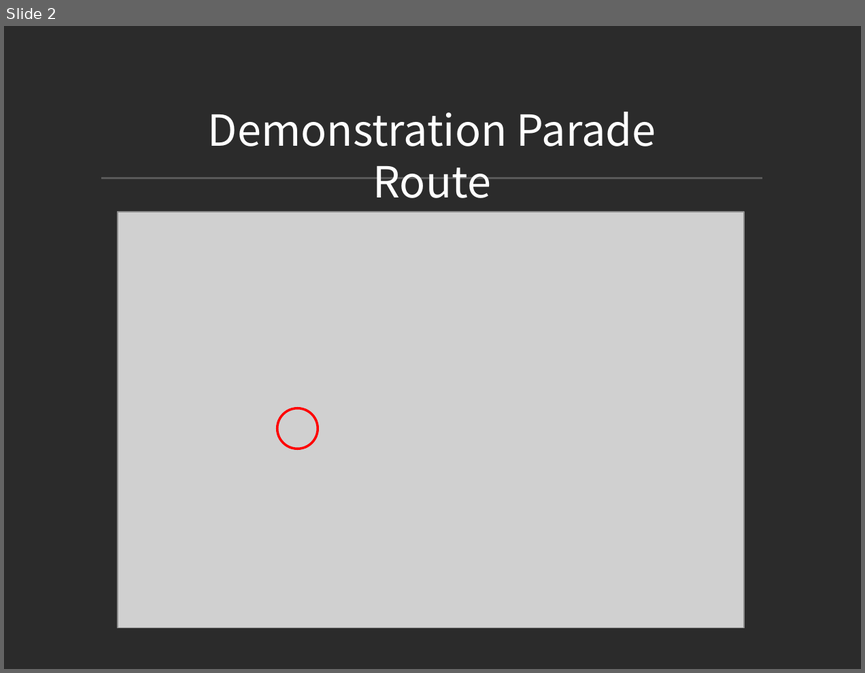
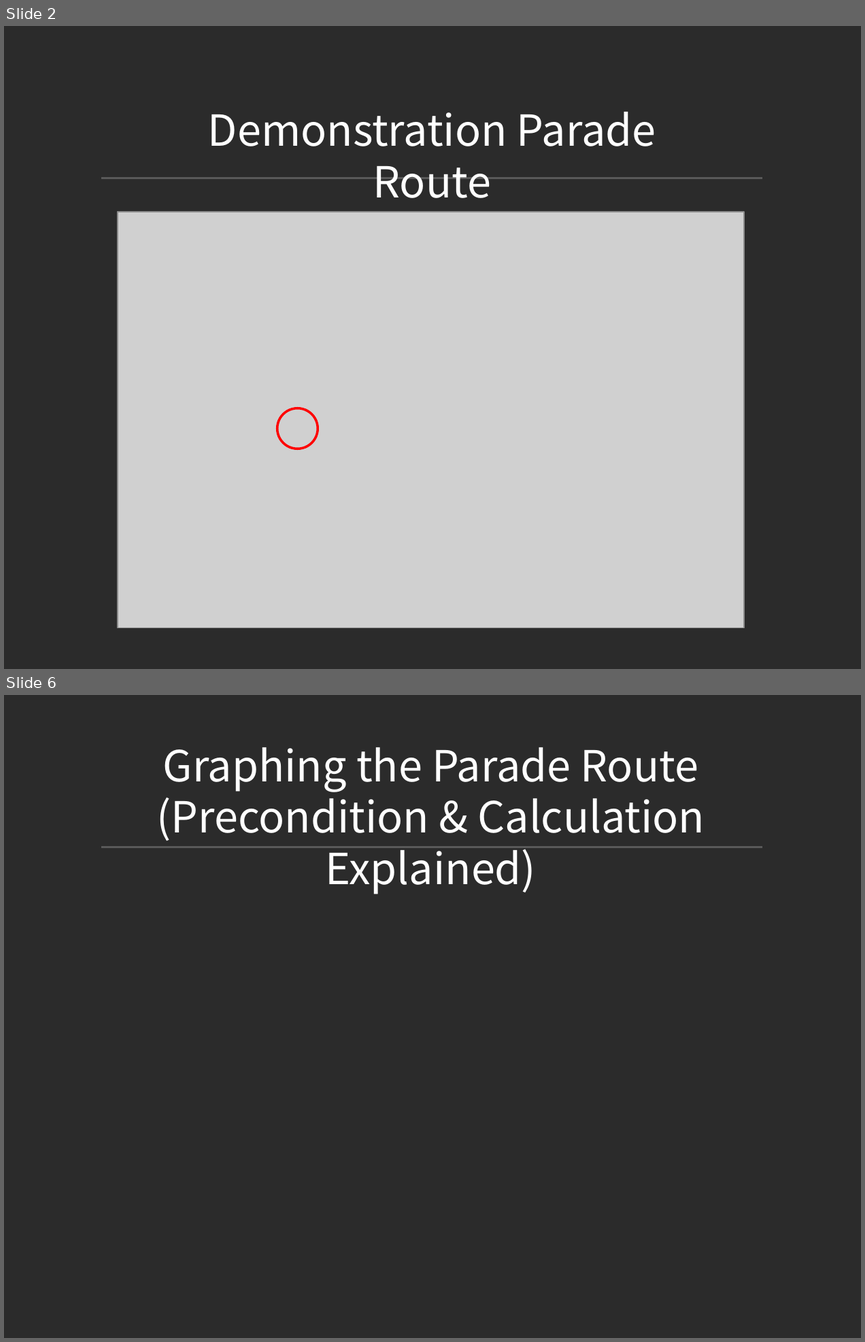
Before and after one commit to jowoni/Data-Structure-Design, a slide deck: Dynamic Graphs/Dynamic Graphs.pptx. Shown one above the other, each under a label of ours: slide 2 before the commit, slides 2 and 6 after it; the slides between them are not shown. The pictures are 865x673 and 865x1342 pixels, drawn with LibreOffice and Linux fonts; fonts in the diff are those of the drawing; grey boxes stand for pictures; background and template pictures are left out; a plain dark background stands for a picture behind light text. Boxes give left, top, right and bottom in pixels: in the first picture for what was removed or moved away, otherwise in the second. Text is boxed around its words. In the diff, an @@ line names an element or a change of style, - is before the commit and + after.

```diff
--- a/Dynamic Graphs/Dynamic Graphs.pptx
+++ b/Dynamic Graphs/Dynamic Graphs.pptx
@@ slide 6 added at [4,695,861,1338], background picture (left out) @@
@@ text added at [156,747,704,894], 36 pt, text #FFFFFF @@
+Graphing the Parade Route
+(Precondition & Calculation Explained)
@@ line added from (102, 847) to (762, 847), #595959 2 pt @@
```
Also in this commit, not shown: 4 slides changed, 2 other slides added, 1 slide removed.
